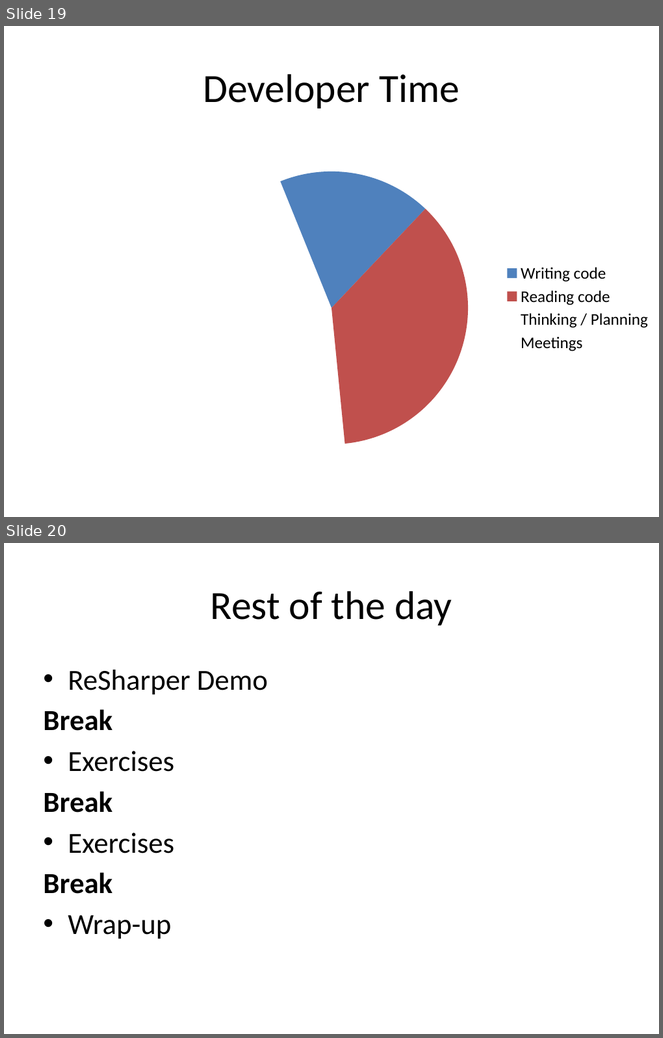
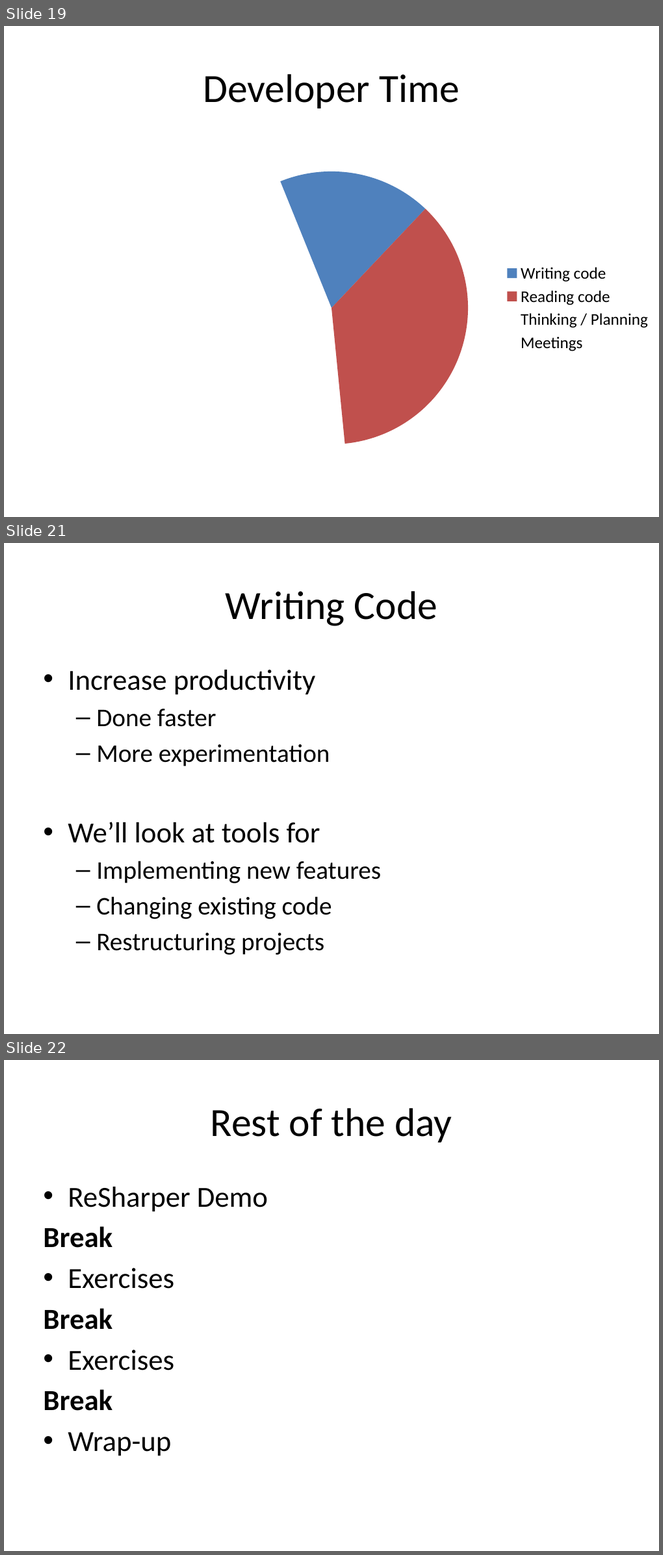
Before and after one commit to rasmuskl/ReSharperCourse, a slide deck: Presentations/1 - Introduction - ReSharper Course.pptx. Shown one above the other, each under a label of ours: slides 19 and 20 before the commit, slides 19, 21 and 22 after it; the slides between them are not shown. The pictures are 663x1038 and 663x1555 pixels, drawn with LibreOffice and Linux fonts; fonts in the diff are those of the drawing. Boxes give left, top, right and bottom in pixels: in the first picture for what was removed or moved away, otherwise in the second. Text is boxed around its words. In the diff, an @@ line names an element or a change of style, - is before the commit and + after.

```diff
--- a/Presentations/1 - Introduction - ReSharper Course.pptx
+++ b/Presentations/1 - Introduction - ReSharper Course.pptx
@@ slide 21 added at box(4, 543, 659, 1034), background #FFFFFF @@
@@ title added at box(226, 591, 438, 626), 44 pt, text #000000 @@
+Writing Code
@@ text added at box(68, 670, 381, 955), 28 pt, text #000000 @@
+• Increase productivity
+  – Done faster
+  – More experimentation
+• We’ll look at tools for
+  – Implementing new features
+  – Changing existing code
+  – Restructuring projects
@@ what was slide 20 is now slide 22 @@
```
Also in this commit, not shown: 1 slide changed, 1 other slide added, 2 other files.
